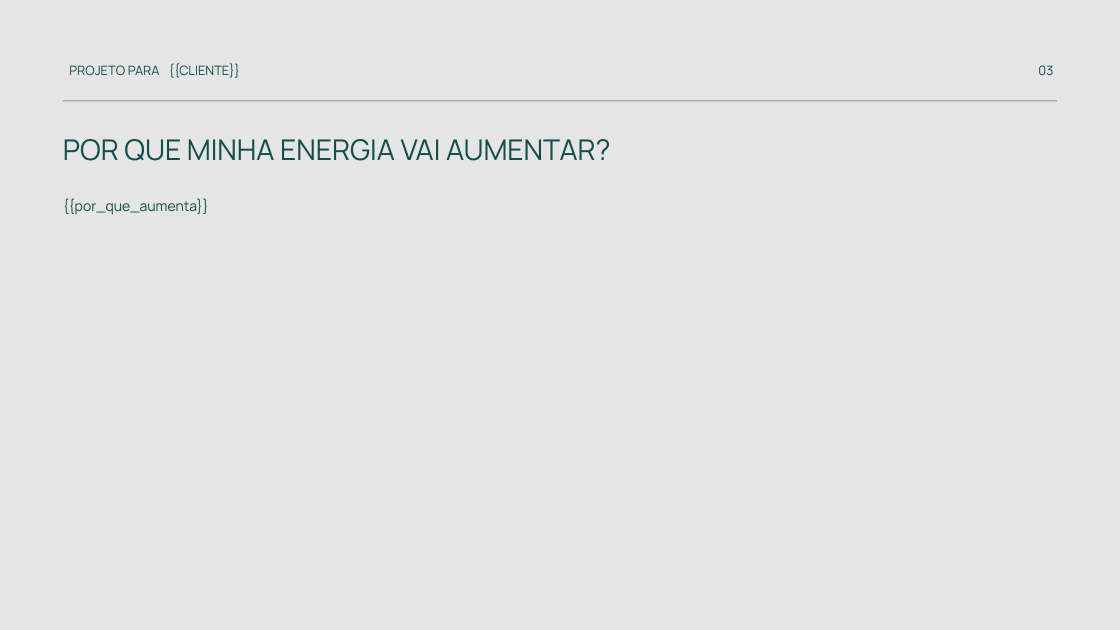
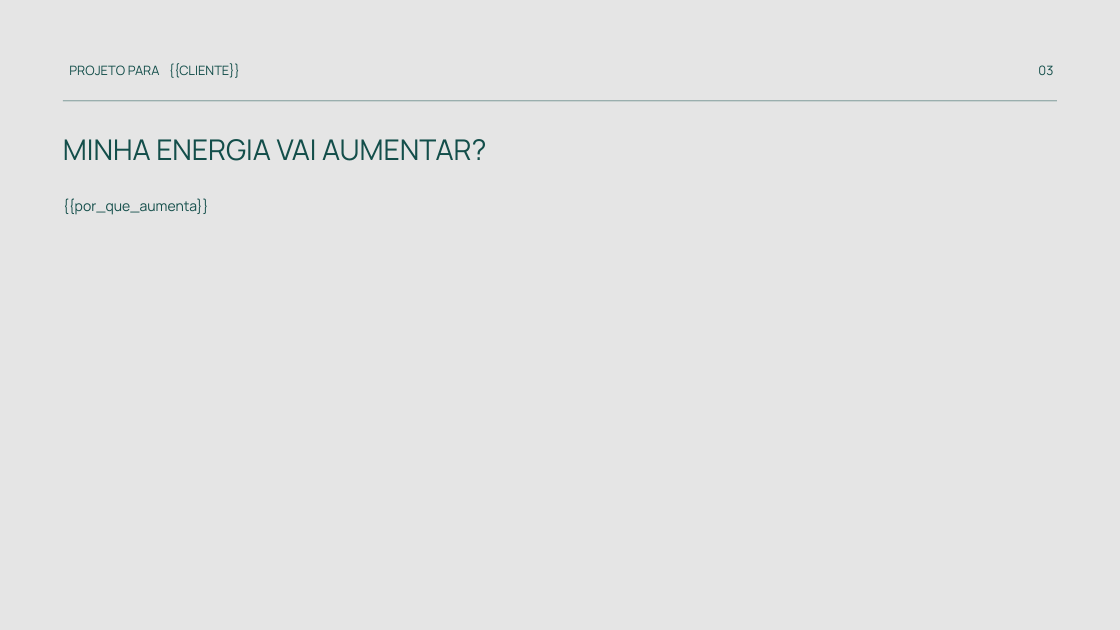
Before and after one commit to Jhtonel/proposta_solar, a slide deck: slide 4 of templates/modelo.pptx (slide 3 before the commit). Drawn at 1120x630 pixels with LibreOffice and Linux fonts; fonts in the diff are those of the drawing. Boxes give left, top, right and bottom in pixels: in the first picture for what was removed or moved away, otherwise in the second. Text is boxed around its words. In the diff, an @@ line names an element or a change of style, - is before the commit and + after.

```diff
--- a/templates/modelo.pptx
+++ b/templates/modelo.pptx
@@ text at [63,139,486,161]: text changed @@
-POR QUE MINHA ENERGIA VAI AUMENTAR?
+MINHA ENERGIA VAI AUMENTAR?
```
Also in this commit, not shown: 8 other slides changed, 4 slides added, 2 slides removed, 6 other files.
